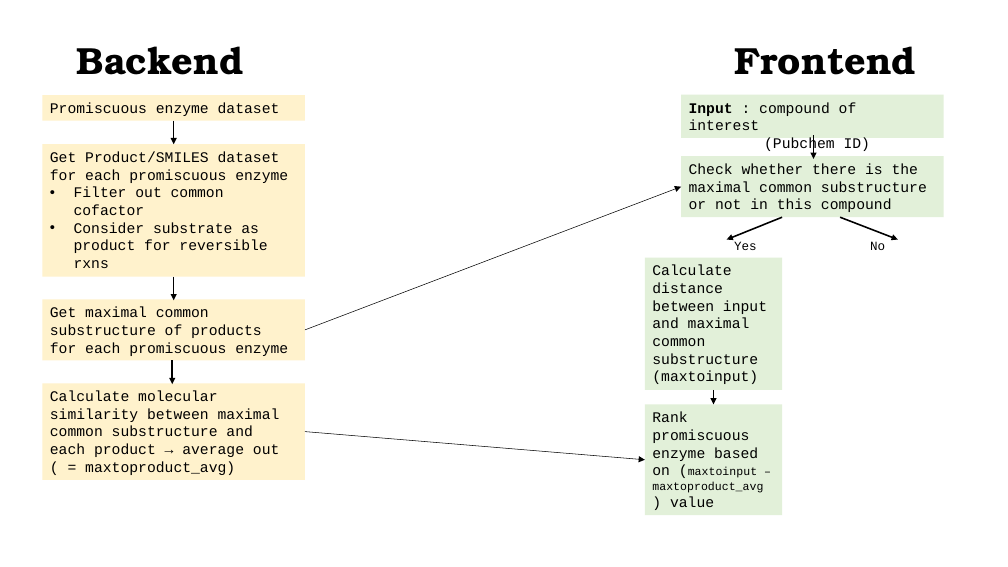
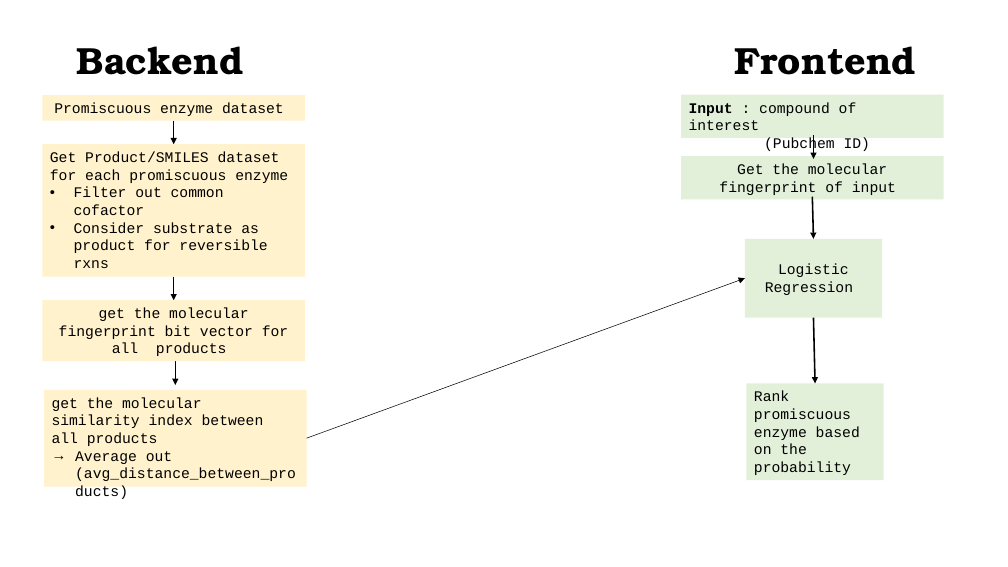
Before and after one commit to theicechol/metamoles, a slide deck: slide 2 of docs/MetaMolES_projectOutline.pptx. Drawn at 1008x567 pixels with LibreOffice and Linux fonts; fonts in the diff are those of the drawing. Boxes give left, top, right and bottom in pixels: in the first picture for what was removed or moved away, otherwise in the second. Text is boxed around its words. In the diff, an @@ line names an element or a change of style, - is before the commit and + after.

```diff
--- a/docs/MetaMolES_projectOutline.pptx
+++ b/docs/MetaMolES_projectOutline.pptx
@@ rectangle "Promiscuous enzyme dataset" at <box>42,95,305,121</box>: alignment left to centre @@
@@ rectangle "Get the molecular fingerprint of ...": place and size @@
-rectangle "Get the molecular fingerprint of ..." at <box>681,157,944,218</box>
+rectangle "Get the molecular fingerprint of ..." at <box>681,157,944,200</box>
@@ text in rectangle at <box>719,163,896,197</box>: text changed @@
-Check whether there is the maximal common substructure or not in this compound
+Get the molecular fingerprint of input
@@ arrow removed from (305, 330) to (681, 187) @@
@@ arrow moved from (840, 217) - (898, 240) to (813, 197) - (814, 239) @@
@@ arrow removed from (783, 217) to (727, 240) @@
@@ rectangle "Logistic Regression": place and size @@
-rectangle "Logistic Regression" at <box>645,258,782,390</box>
+rectangle "Logistic Regression" at <box>745,239,882,318</box>
@@ text removed at <box>734,241,885,250</box> @@
-Yes No
@@ text in rectangle at <box>765,264,853,295</box>: text changed @@
-Calculate distance between input and maximal common substructure
-(maxtoinput)
+Logistic Regression
@@ arrow moved from (305, 432) - (645, 460) to (307, 439) - (745, 278) @@
@@ text in rectangle at <box>59,307,288,356</box>: text changed @@
-Get maximal common substructure of products for each promiscuous enzyme
+get the molecular fingerprint bit vector for all products
@@ arrow moved from (714, 390) - (714, 405) to (814, 318) - (815, 383) @@
@@ arrow moved from (172, 361) - (172, 384) to (175, 361) - (175, 385) @@
@@ rectangle "Rank promiscuous enzyme based on ...": place and size @@
-rectangle "Rank promiscuous enzyme based on ..." at <box>645,405,782,515</box>
+rectangle "Rank promiscuous enzyme based on ..." at <box>746,383,883,480</box>
@@ rectangle "get the molecular similarity index ...": place and size @@
-rectangle "get the molecular similarity index ..." at <box>42,383,305,480</box>
+rectangle "get the molecular similarity index ..." at <box>44,390,306,487</box>
@@ text in rectangle at <box>52,397,296,481</box>: text changed @@
-Calculate molecular similarity between maximal common substructure and each product → average out ( = maxtoproduct_avg)
+get the molecular similarity index between all products
+→ Average out (avg_distance_between_products)
@@ text in rectangle at <box>754,391,860,475</box>: text changed @@
-Rank promiscuous enzyme based on (maxtoinput – maxtoproduct_avg ) value
+Rank promiscuous enzyme based on the probability
```
Also in this commit, not shown: 1 other slide changed.
